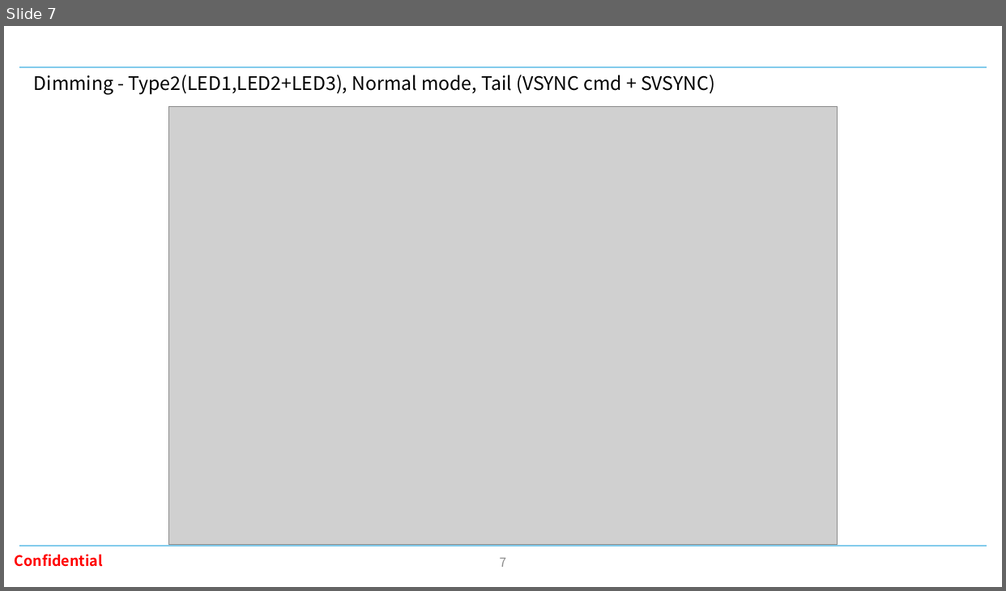
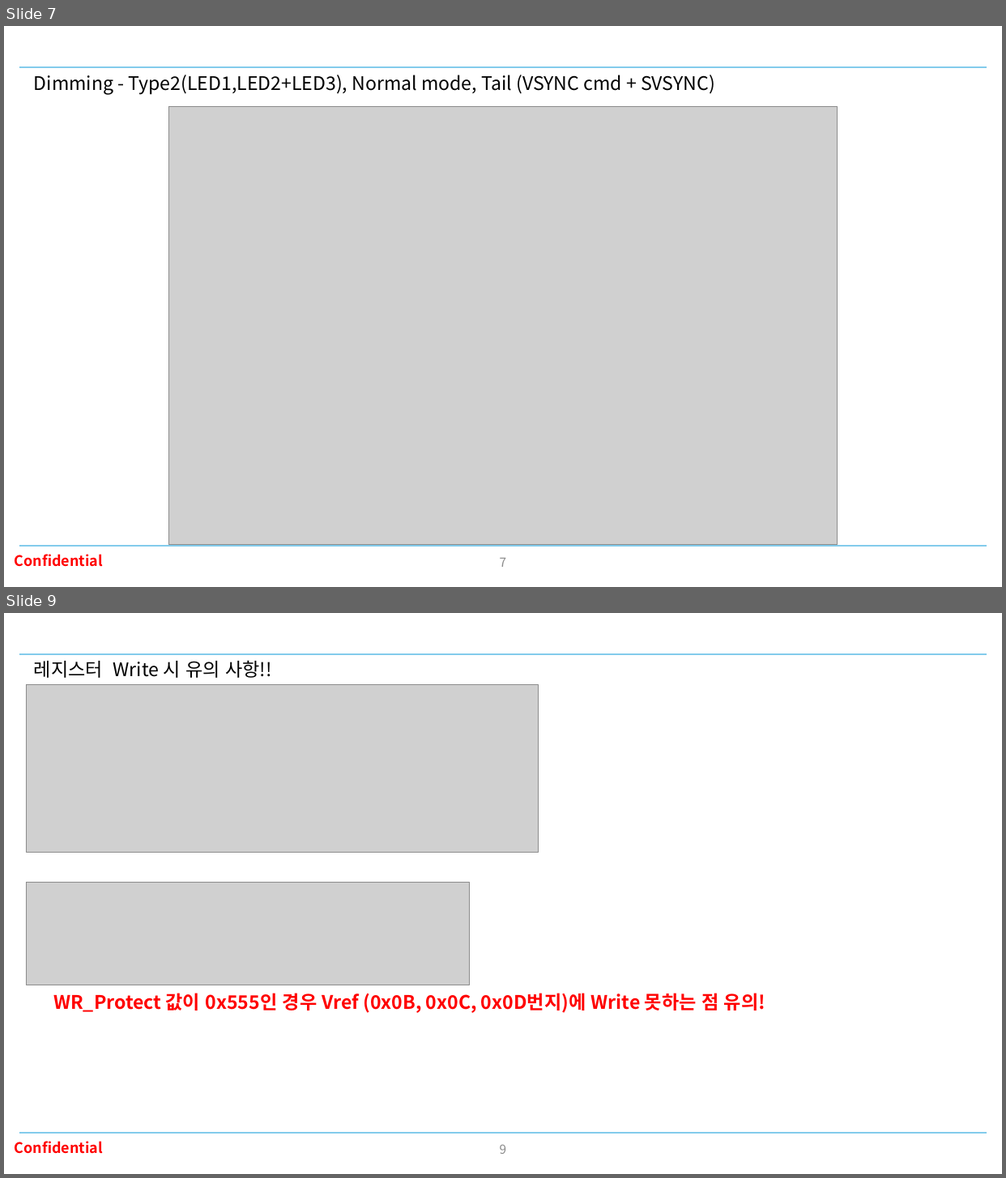
Before and after one commit to oio9595/Global_Technologies_FW, a slide deck: XD_JIG/XD12/XD12R_GT1009A0R0/Docs/GT/GT1009A0R0_XDIC12R_Trimming_260120.pptx. Shown one above the other, each under a label of ours: slide 7 before the commit, slides 7 and 9 after it; the slides between them are not shown. The pictures are 1006x591 and 1006x1178 pixels, drawn with LibreOffice and Linux fonts; fonts in the diff are those of the drawing; grey boxes stand for pictures; background and template pictures are left out. Boxes give left, top, right and bottom in pixels: in the first picture for what was removed or moved away, otherwise in the second. Text is boxed around its words. In the diff, an @@ line names an element or a change of style, - is before the commit and + after.

```diff
--- a/XD_JIG/XD12/XD12R_GT1009A0R0/Docs/GT/GT1009A0R0_XDIC12R_Trimming_260120.pptx
+++ b/XD_JIG/XD12/XD12R_GT1009A0R0/Docs/GT/GT1009A0R0_XDIC12R_Trimming_260120.pptx
@@ slide 9 added at <box>4,613,1002,1174</box>, background #FFFFFF; not listed: 3 template elements that a slide beside it also shows @@
@@ text added at <box>34,660,271,678</box>, 18 pt, text #000000 @@
+레지스터 Write 시 유의 사항!!
@@ picture added at <box>27,685,538,853</box> @@
@@ picture added at <box>27,883,470,985</box> @@
@@ text added at <box>53,993,765,1013</box>, 18 pt, text #FF0000, bold @@
+WR_Protect 값이 0x555인 경우 Vref (0x0B, 0x0C, 0x0D번지)에 Write 못하는 점 유의!
@@ page number added at <box>500,1144,507,1154</box>, 12 pt, text #8C8C8C @@
+9
```
Also in this commit, not shown: 1 slide changed, 1 other slide added, 5 other files.
